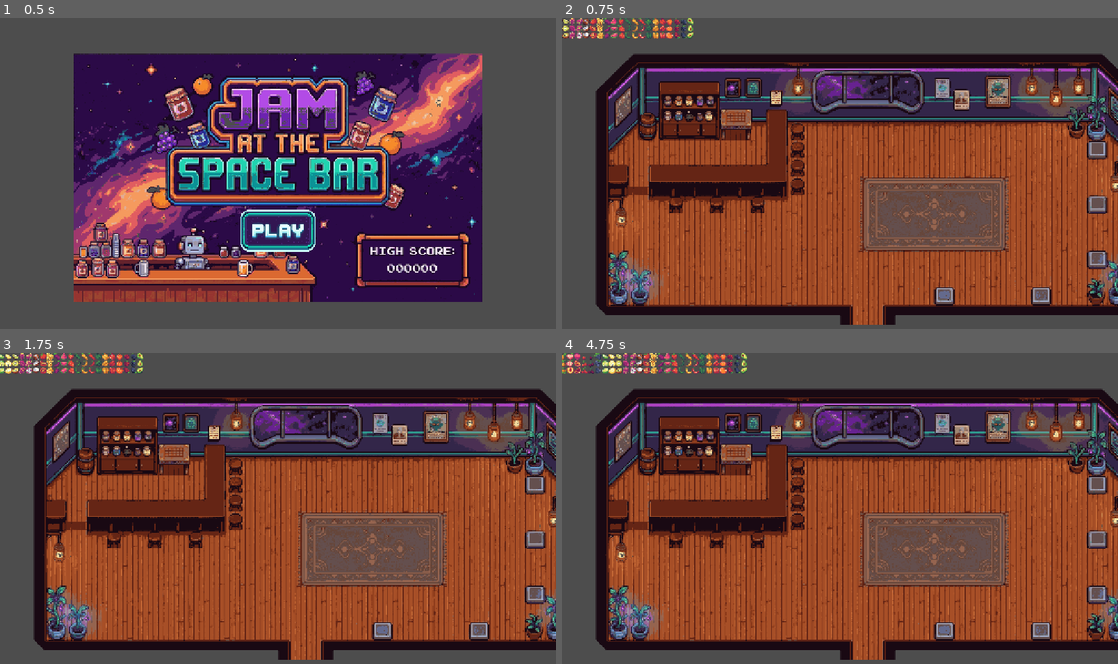
Above: before the commit, frames 1-4 (two rows, left to right).
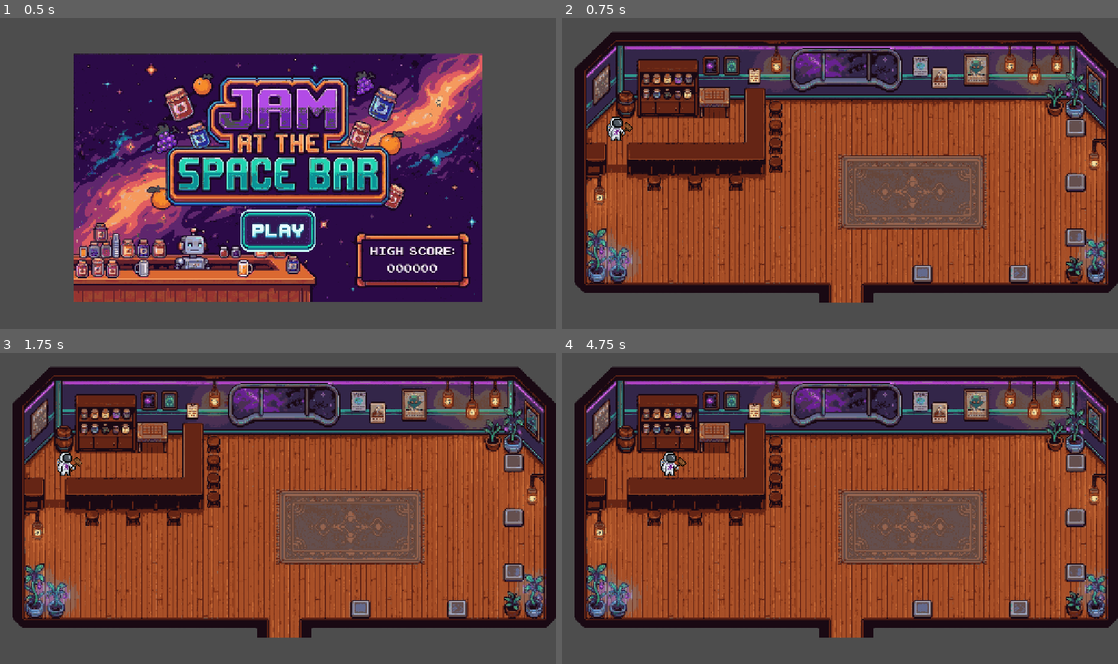
Above: after the commit, the same moments.

Repository: lolkat247/jam-at-the-space-bar
Game: Godot game, scene res://title/title.tscn
Two runs of this game, one before a commit and one after it. Both use one fixed random seed, a clock stepped at 60 frames per second and the inputs below.
Inputs (mouse positions are in pixels of both pictures, inside the frame that each line leads up to):
- Up to frame 1 (0.5 s): no input
- Up to frame 2 (0.75 s): click (840, 229) at 0.5 s
- Up to frame 3 (1.75 s): tap Enter at 1.25 s; hold Right (arrow_right) from 1.28 s (still down); tap Up (arrow_up) at 1.52 s
- Up to frame 4 (4.75 s): tap Up (arrow_up) at 2.27, 3.77, 4.52 s; release Right (arrow_right) at 2.78 s; hold Left (arrow_left) 2.78-3.53 s; hold Right (arrow_right) from 3.53 s (still down); tap Space at 4.25 s

Frame 1 is identical in both runs. In frame 2, 67% of the frame differs, in the area x 0-100%, y 0-99%; in frame 3, 67%; in frame 4, 67%.

Commit message:
Update player sprite to astronaut chef and adjust tavern layout
Co-Authored-By: Claude Opus 4.6 <noreply@anthropic.com>

Diff:
--- a/player/Player.tscn
+++ b/player/Player.tscn
@@ -1,7 +1,7 @@
 [gd_scene format=3 uid="uid://dyn7jrku6byol"]
 
 [ext_resource type="Script" uid="uid://c8md2gwbk1e0g" path="res://player/player.gd" id="1_ulp21"]
-[ext_resource type="Texture2D" uid="uid://fageadtnel2r" path="res://sprites/Fruit+.png" id="2_3c3w1"]
+[ext_resource type="Texture2D" path="res://sprites/astronaut_chef.png" id="2_3c3w1"]
 
 [sub_resource type="SpriteFrames" id="SpriteFrames_3c3w1"]
 animations = [{
--- a/tavern/tavern.tscn
+++ b/tavern/tavern.tscn
@@ -1,14 +1,17 @@
-[gd_scene load_steps=4 format=3]
+[gd_scene format=3 uid="uid://i5keoxt76h5s"]
 
-[ext_resource type="Script" path="res://tavern/tavern.gd" id="1_script"]
-[ext_resource type="Texture2D" path="res://sprites/space_tavern.png" id="2_bg"]
-[ext_resource type="PackedScene" path="res://player/Player.tscn" id="3_player"]
+[ext_resource type="Script" uid="uid://cbcljxtjidmvf" path="res://tavern/tavern.gd" id="1_script"]
+[ext_resource type="Texture2D" uid="uid://b2rj3ua1iq0a3" path="res://sprites/space_tavern.png" id="2_bg"]
+[ext_resource type="PackedScene" uid="uid://dyn7jrku6byol" path="res://player/Player.tscn" id="3_player"]
 
-[node name="Tavern" type="Node2D"]
+[node name="Tavern" type="Node2D" unique_id=1550033882]
 script = ExtResource("1_script")
 
-[node name="Background" type="Sprite2D" parent="."]
+[node name="Background" type="Sprite2D" parent="." unique_id=658423916]
+position = Vector2(-50, -51)
 texture = ExtResource("2_bg")
 centered = false
 
-[node name="Player" parent="." instance=ExtResource("3_player")]
+[node name="Player" parent="." unique_id=460959443 instance=ExtResource("3_player")]
+position = Vector2(115.99999, 248.99998)
+scale = Vector2(0.1, 0.1)
Not shown, added: tavern/tavern.gd.uid
